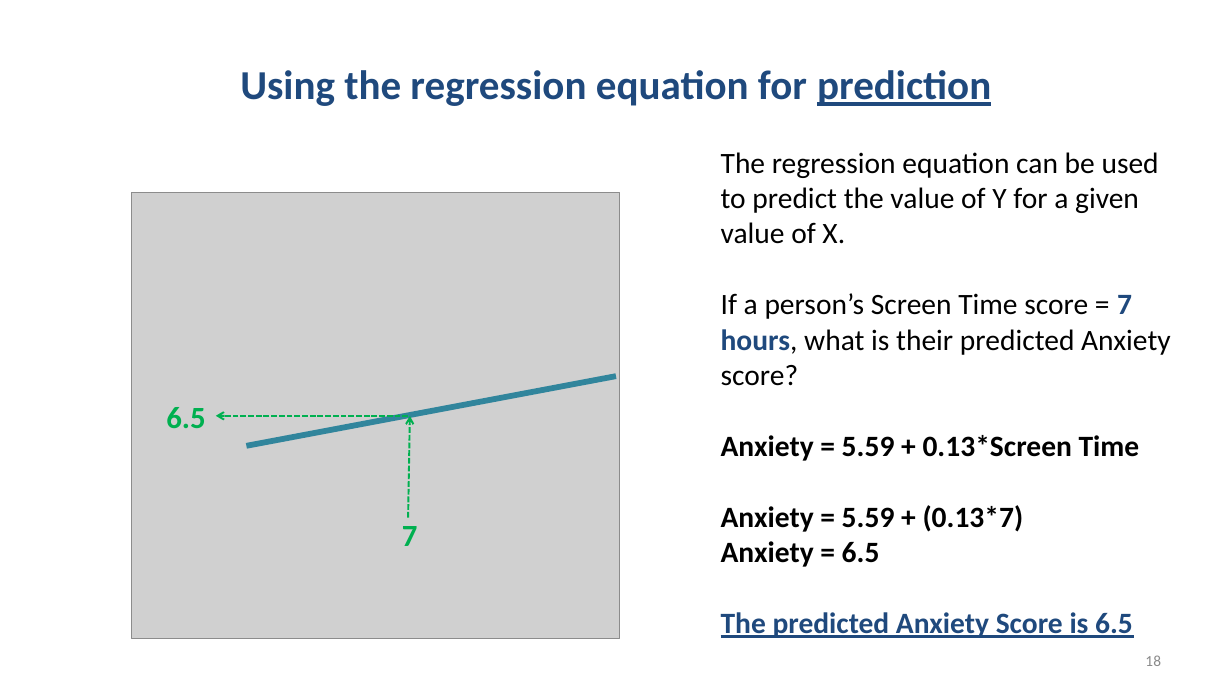
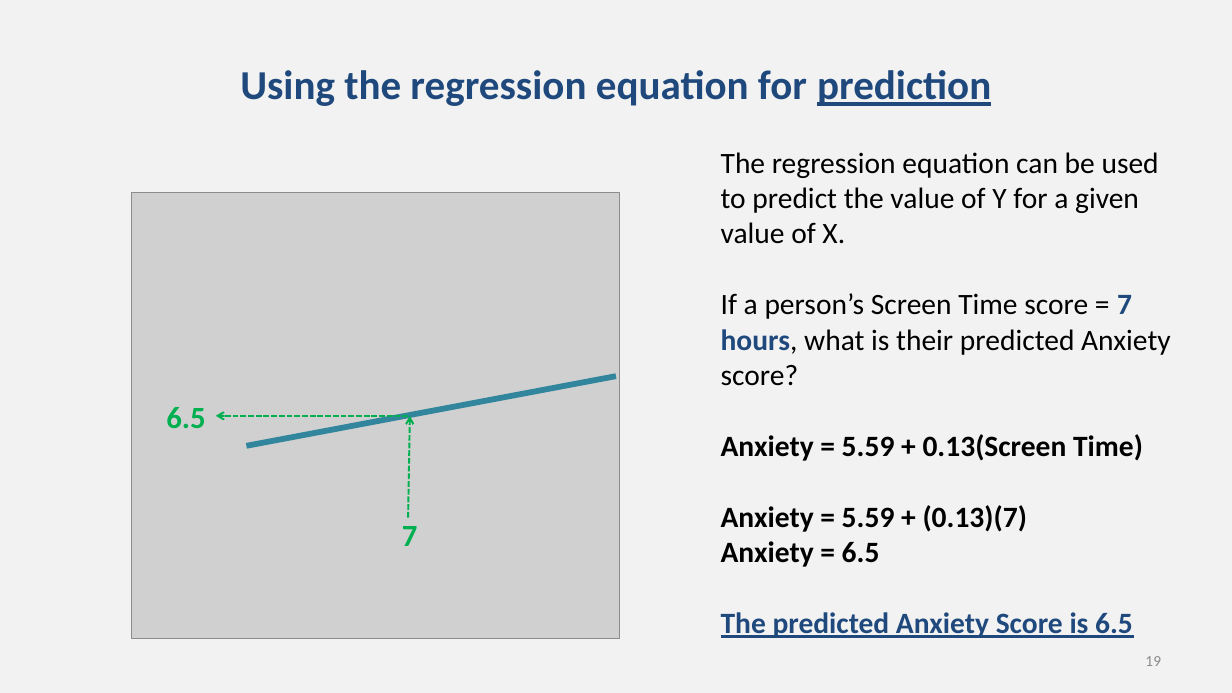
Before and after one commit to chrisjberry/datafluencyCB, a slide deck: slide 19 of docs/slides/PSYC753_L1_SimpleRegression.pptx (slide 18 before the commit). Drawn at 1232x693 pixels with LibreOffice and Linux fonts; fonts in the diff are those of the drawing; grey boxes stand for pictures. Boxes give left, top, right and bottom in pixels: in the first picture for what was removed or moved away, otherwise in the second. Text is boxed around its words. In the diff, an @@ line names an element or a change of style, - is before the commit and + after.

```diff
--- a/docs/slides/PSYC753_L1_SimpleRegression.pptx
+++ b/docs/slides/PSYC753_L1_SimpleRegression.pptx
@@ background #FFFFFF to #F2F2F2 @@
@@ text at (721,434,1143,532): text changed @@
-Anxiety = 5.59 + 0.13*Screen Time
-Anxiety = 5.59 + (0.13*7)
+Anxiety = 5.59 + 0.13(Screen Time)
+Anxiety = 5.59 + (0.13)(7)
@@ page number at (1145,656,1161,666): text changed @@
-18
+19
```
Also in this commit, not shown: 24 other slides changed, 3 slides added, 13 other files.
